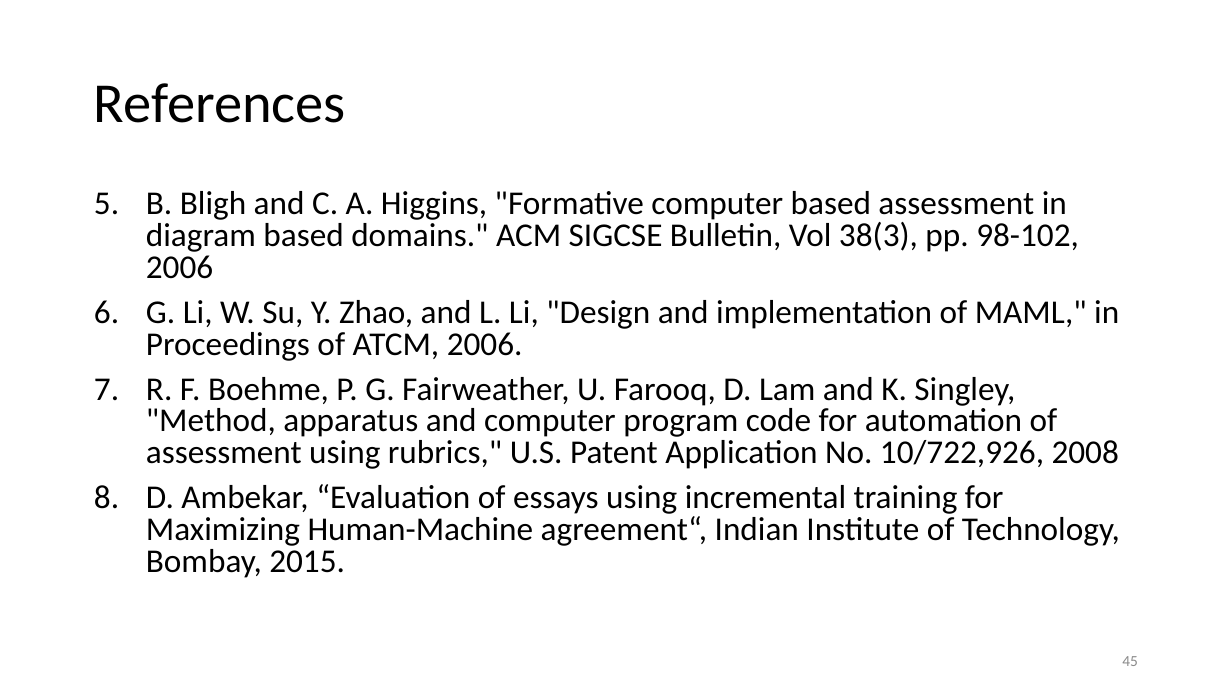
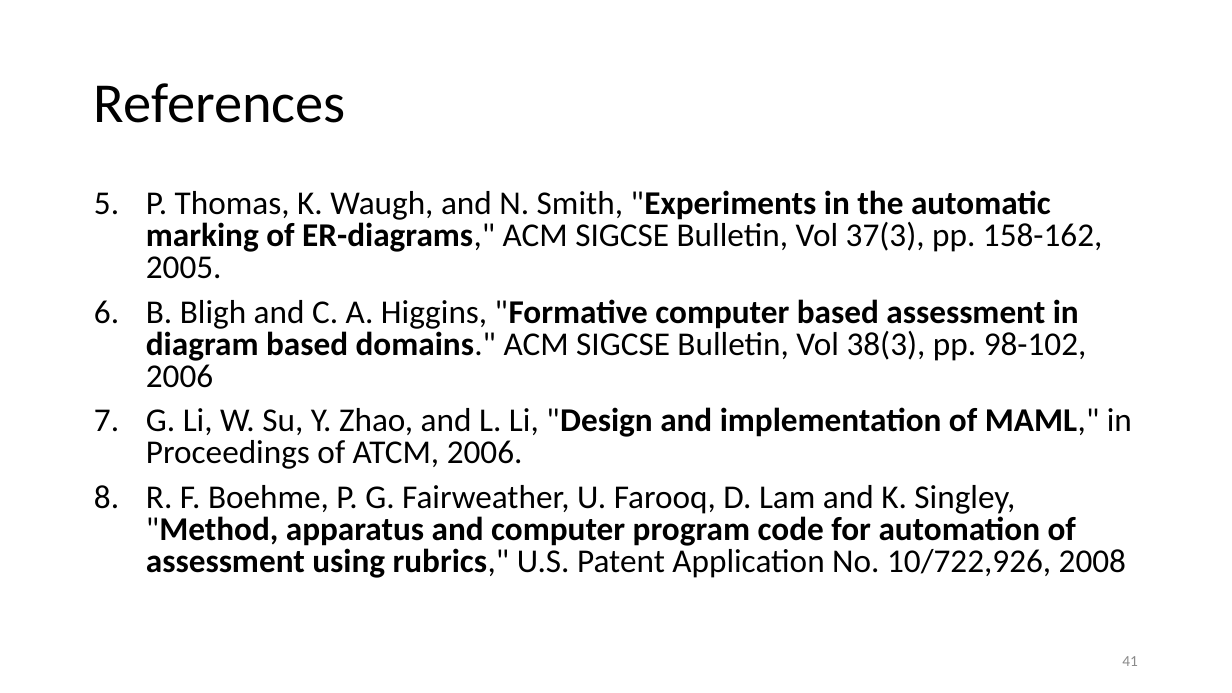
Before and after one commit to diunuge/Paper---Automatic-Assessment-of-Student-Answers-Consisting-of-Venn-and-Euler-Diagrams, a slide deck: slide 41 of MSc review/2/MSC review.pptx (slide 45 before the commit). Drawn at 1232x693 pixels with LibreOffice and Linux fonts; fonts in the diff are those of the drawing; background and template pictures are left out. Boxes give left, top, right and bottom in pixels: in the first picture for what was removed or moved away, otherwise in the second. Text is boxed around its words. In the diff, an @@ line names an element or a change of style, - is before the commit and + after.

```diff
--- a/MSc review/2/MSC review.pptx
+++ b/MSc review/2/MSC review.pptx
@@ text at (146, 190, 1102, 279): paragraph added @@
+5. P. Thomas, K. Waugh, and N. Smith, "Experiments in the automatic marking of ER-diagrams," ACM SIGCSE Bulletin, Vol 37(3), pp. 158-162, 2005.
@@ text at (146, 299, 1132, 578): bold on in ""Formative computer based assessment in diagram based ...", ""Design and implementation of MAML,"", ""Method, apparatus and computer program code for ..." @@
@@ text at (146, 484, 1120, 578): paragraph removed @@
-8. D. Ambekar, “Evaluation of essays using incremental training for Maximizing Human-Machine agreement“, Indian Institute of Technology, Bombay, 2015.
@@ page number at (1122, 656, 1138, 666): text changed @@
-45
+41
```
Also in this commit, not shown: 18 other slides changed, 4 slides added, 9 slides removed, 7 other files.
